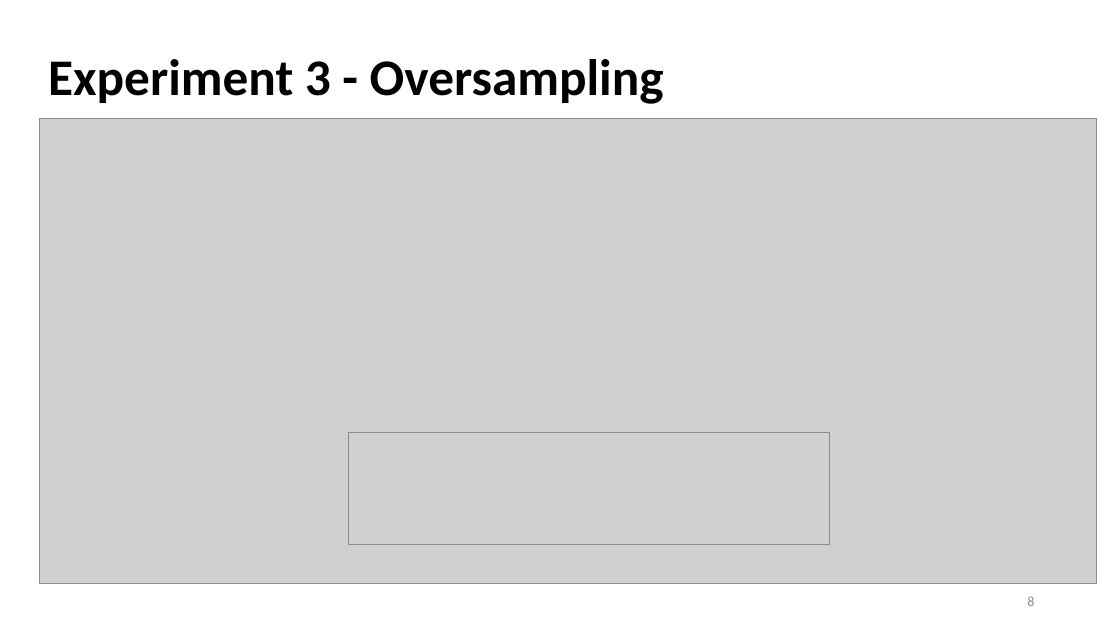
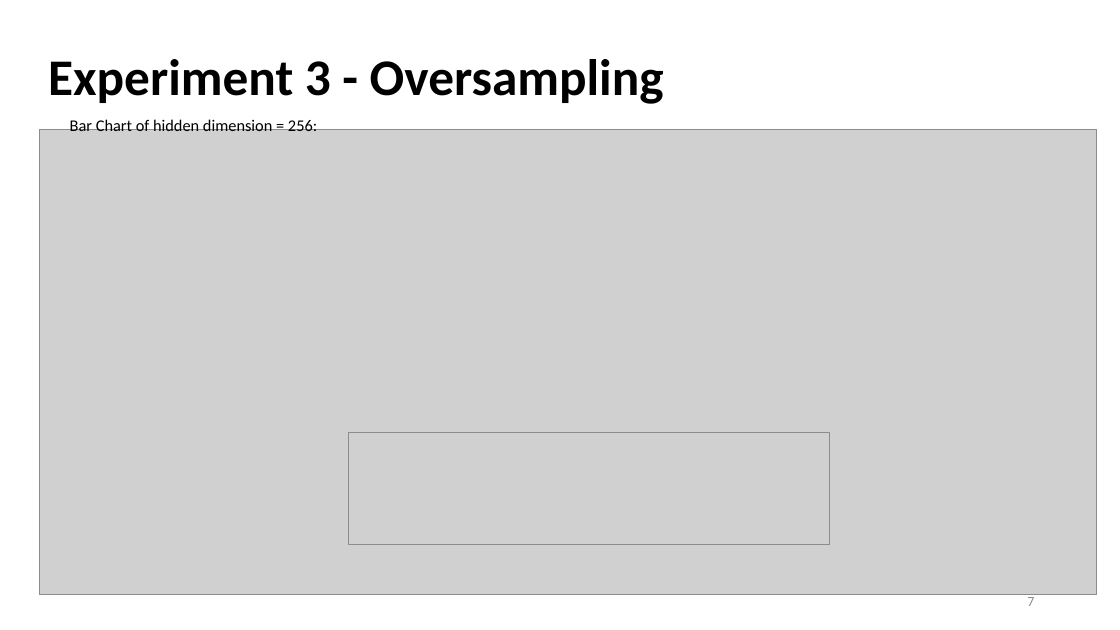
Before and after one commit to Bai1026/Intern-IIS, a slide deck: slide 7 of Meeting/Presentation_1027.pptx (slide 8 before the commit). Drawn at 1120x630 pixels with LibreOffice and Linux fonts; fonts in the diff are those of the drawing; grey boxes stand for pictures. Boxes give left, top, right and bottom in pixels: in the first picture for what was removed or moved away, otherwise in the second. Text is boxed around its words. In the diff, an @@ line names an element or a change of style, - is before the commit and + after.

```diff
--- a/Meeting/Presentation_1027.pptx
+++ b/Meeting/Presentation_1027.pptx
@@ text added at (70, 118, 317, 131), 14 pt, text #000000 @@
+Bar Chart of hidden dimension = 256:
@@ picture: place and size @@
-picture at (39, 118, 1096, 584)
+picture at (39, 129, 1096, 595)
@@ page number at (1027, 594, 1034, 606): text changed @@
-8
+7
```
Also in this commit, not shown: 4 other slides changed, 2 slides added, 1 slide removed, 3 other files.
